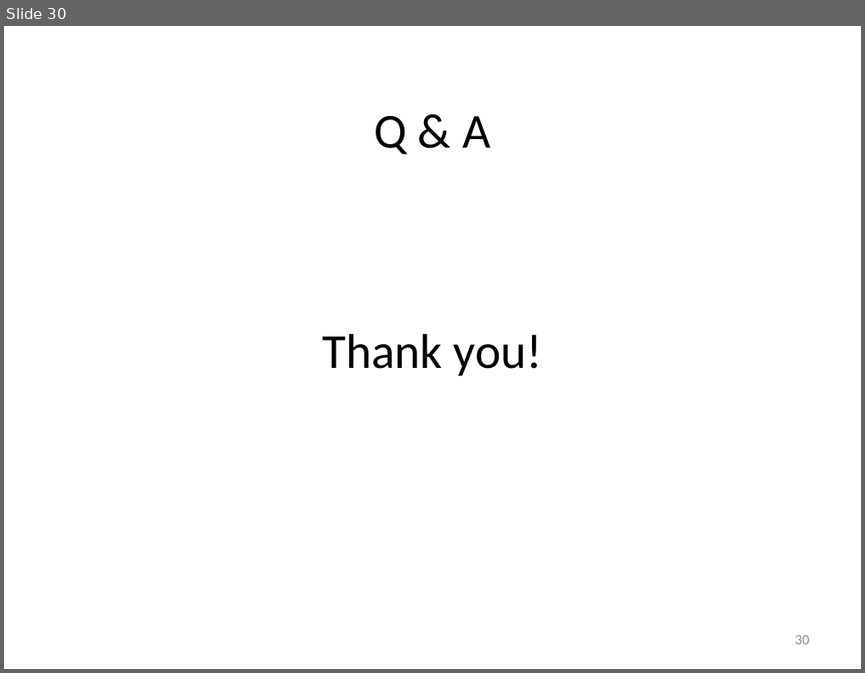
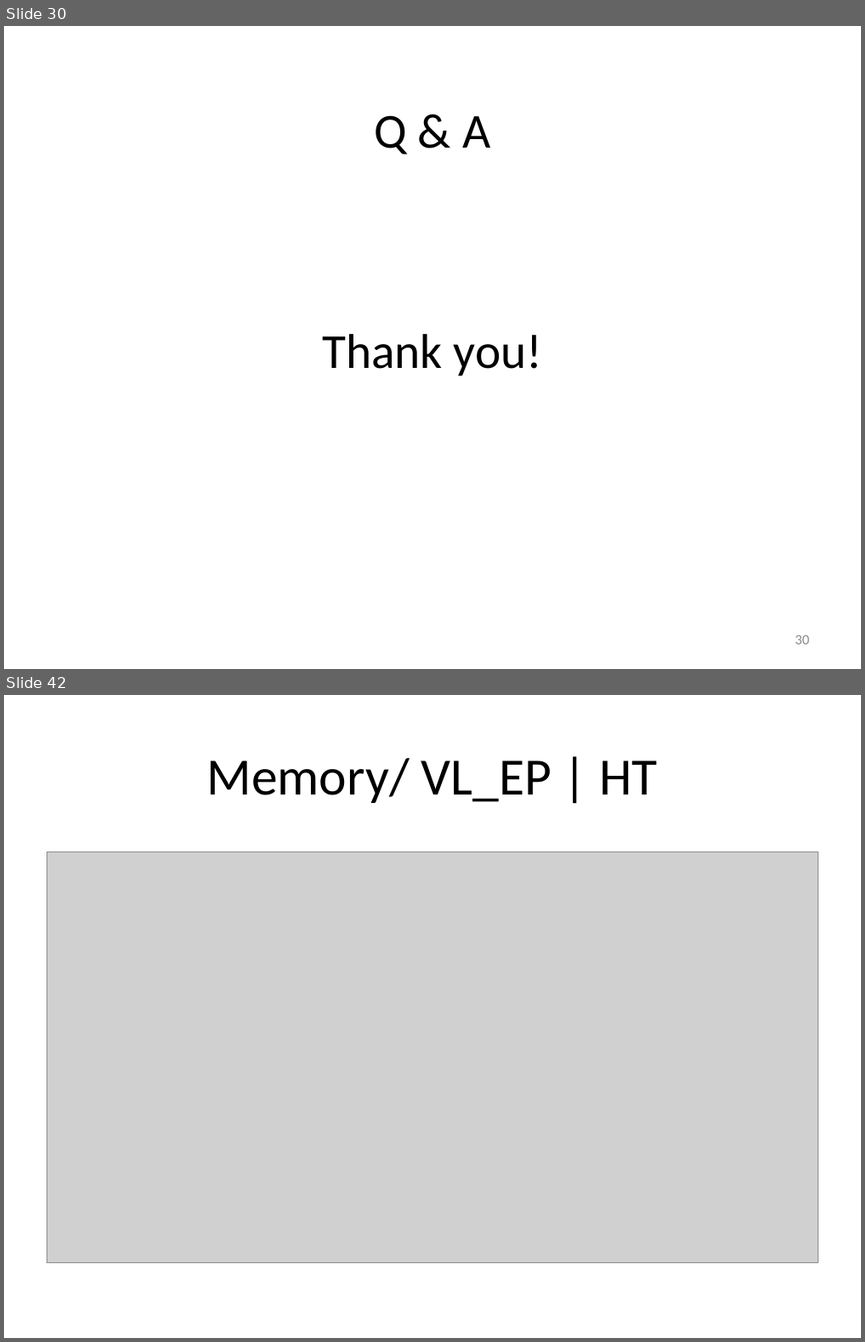
Before and after one commit to vyngo/caohoc-project-name, a slide deck: Report/pre.pptx. Shown one above the other, each under a label of ours: slide 30 before the commit, slides 30 and 42 after it; the slides between them are not shown. The pictures are 865x673 and 865x1342 pixels, drawn with LibreOffice and Linux fonts; fonts in the diff are those of the drawing; grey boxes stand for pictures. Boxes give left, top, right and bottom in pixels: in the first picture for what was removed or moved away, otherwise in the second. Text is boxed around its words. In the diff, an @@ line names an element or a change of style, - is before the commit and + after.

```diff
--- a/Report/pre.pptx
+++ b/Report/pre.pptx
@@ slide 42 added at [4,695,861,1338], background #FFFFFF @@
@@ title added at [207,758,657,803], 44 pt, text #000000 @@
+Memory/ VL_EP | HT
@@ picture added at [46,851,818,1262] @@
```
Also in this commit, not shown: 1 slide changed, 27 other slides added.
